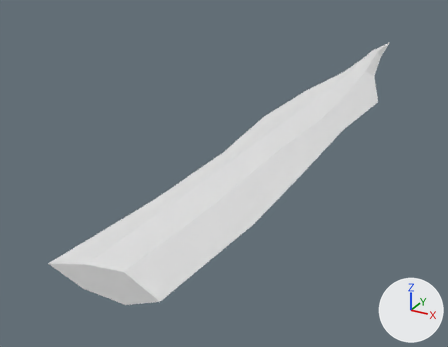
The glTF model godot/assets/waffen/modelle/schwertklinge/t4_2.glb as it was, and as the next commit left it.
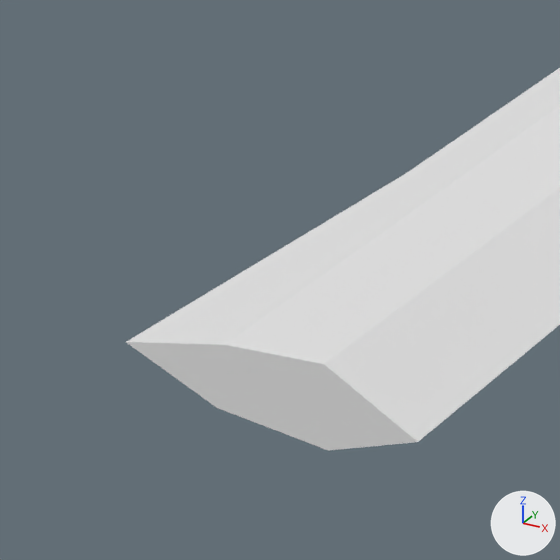
Old and new are each drawn whole from a camera (50 mm lens) standing at (0.184, -0.099, 0.18) and looking at (-0.07, 0.362, -0.051) and again close up on the part from 0% to 48% of the width and 38% to 100% of the height. Every picture has the same lights, and +X, +Y and +Z are marked at lower right. The last two pictures show the newer version. Vertices at exactly the same position are counted once.

Objects in the first close-up: 'schwertklinge_t4_2'.
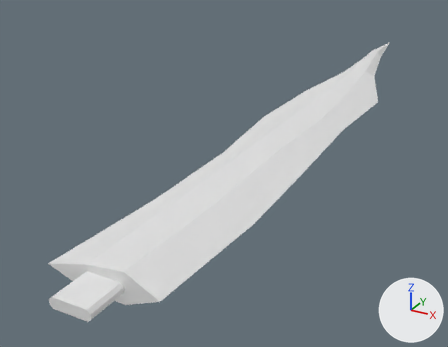
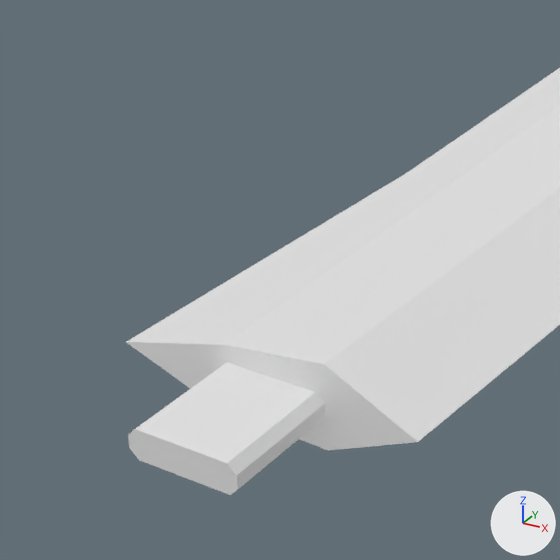
Boxes [x1, y1, x2, y2] around the edits, measured in the close-ups (560 x 560 px):
```json
{"object": "schwertklinge_t4_2", "change": "reshaped", "before": [126, 68, 560, 451], "after": [126, 68, 560, 495]}
{"part": 1, "of": "me_schwertklinge_t4_2", "change": "added", "after": [128, 362, 326, 495]}
```

The change, as JSON lines over the scene's bpy script:
```json
{"block": "me_schwertklinge_t4_2", "where": "# used by ob_schwertklinge_t4_2; location = (0.0, 0.0, 0.0)"}
{"op": "remove", "block": "me_schwertklinge_t4_2", "code": "me_schwertklinge_t4_2.from_pydata(...)  # 43 vertices, 82 faces; spans x -0.044..0.039, y 0.108..0.768, z -0.011..0.011"}
{"op": "add", "block": "me_schwertklinge_t4_2", "code": "me_schwertklinge_t4_2.from_pydata(...)  # 59 vertices, 110 faces; spans x -0.044..0.039, y 0.082..0.768, z -0.011..0.011"}
{"block": "me_schwertklinge_t4_2", "change": "me_schwertklinge_t4_2 part 1: a new loose piece of 16 vertices spanning x -0.013..0.013, y 0.082..0.118, z -0.004..0.003, in mat_eis (white #e7e7e7)"}
```
